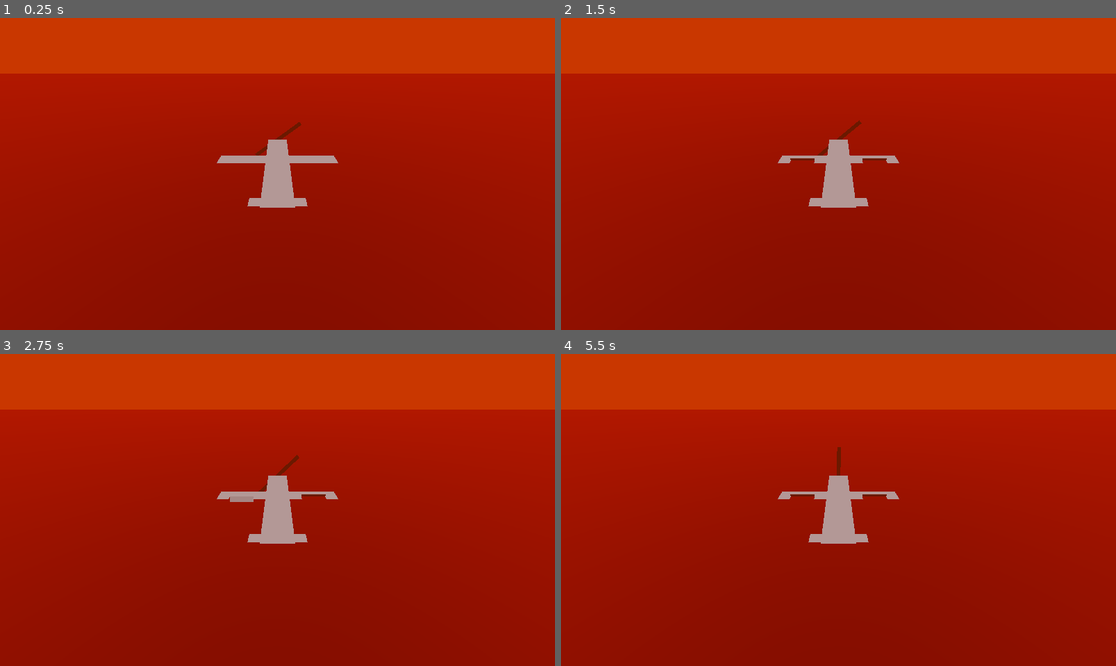
Above: before the commit, frames 1-4 (two rows, left to right).
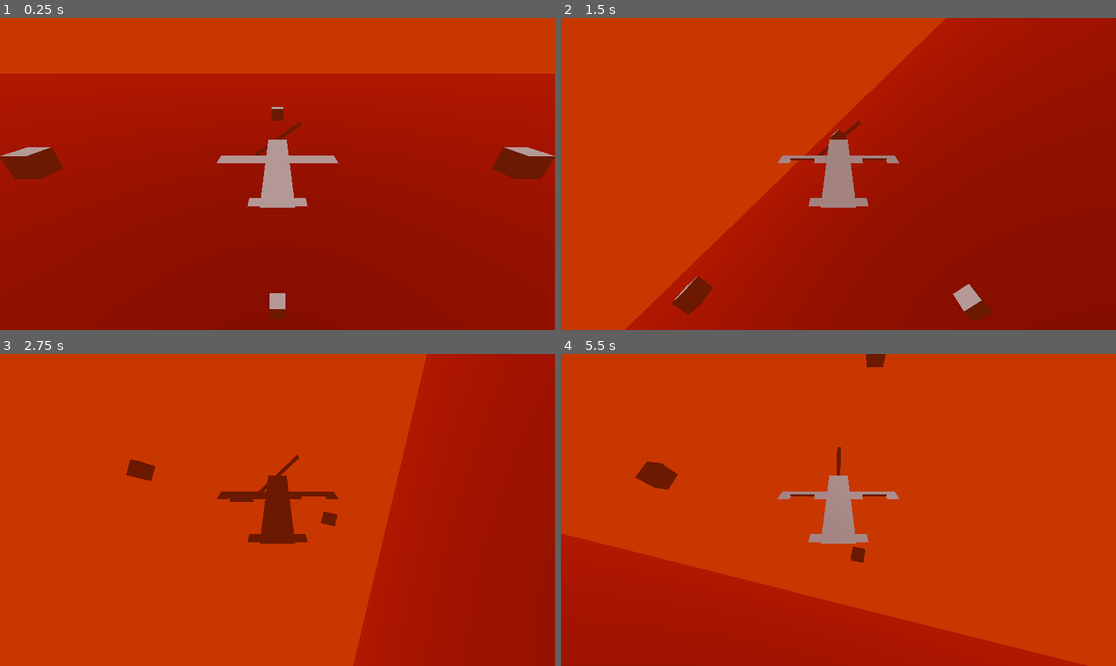
Above: after the commit, the same moments.

Repository: proximadams/Paper-Pilots
Game: Godot game, scene res://scenes/level.tscn
Same seed, same stepped clock (60 frames per second), same inputs: the game is played once before the commit and once after it.
Inputs:
- Up to frame 1 (0.25 s): no input
- Up to frame 2 (1.5 s): hold Right (move_right) 0.53-1.28 s; hold Down (move_down) from 1.28 s (still down)
- Up to frame 3 (2.75 s): release Down (move_down) at 2.03 s; hold Right (move_right) from 2.03 s (still down)
- Up to frame 4 (5.5 s): release Right (move_right) at 2.78 s; hold Up (move_up) 2.78-3.53 s; hold Left (move_left) 3.53-5.03 s; hold Down (move_down) from 5.03 s (still down)

The runs differ from the first frame. In frame 1, 2.1% of the frame differs, in the area x 0-100%, y 28-97%; in frame 2, 41%; in frame 3, 65%; in frame 4, 73%, in the area x 0-100%, y 0-100%.

Commit message:
rotation of player

Diff:
--- a/scenes/level.tscn
+++ b/scenes/level.tscn
@@ -1,10 +1,13 @@
-[gd_scene load_steps=5 format=3 uid="uid://cag2pq2wvu8rw"]
+[gd_scene load_steps=6 format=3 uid="uid://cag2pq2wvu8rw"]
 
 [ext_resource type="PackedScene" uid="uid://b58w5vg0q13f8" path="res://scenes/player.tscn" id="1_2q6dc"]
 
 [sub_resource type="Environment" id="Environment_2q6dc"]
 background_mode = 1
 background_color = Color(0.786676, 0.215059, 0, 1)
+fog_mode = 1
+fog_light_energy = 0.0
+fog_density = 1.0
 
 [sub_resource type="CylinderMesh" id="CylinderMesh_2q6dc"]
 top_radius = 10000.0
@@ -13,6 +16,8 @@
 
 [sub_resource type="ORMMaterial3D" id="ORMMaterial3D_2q6dc"]
 albedo_color = Color(0.956129, 0.144655, 1.54018e-06, 1)
+
+[sub_resource type="BoxMesh" id="BoxMesh_2q6dc"]
 
 [node name="Level" type="Node3D"]
 
@@ -28,3 +33,27 @@
 transform = Transform3D(1, 0, 0, 0, 1, 0, 0, 0, 1, 0, -100, 0)
 mesh = SubResource("CylinderMesh_2q6dc")
 surface_material_override/0 = SubResource("ORMMaterial3D_2q6dc")
+
+[node name="MeshInstance3D2" type="MeshInstance3D" parent="WorldEnvironment"]
+transform = Transform3D(1, 0, 0, 0, 1, 0, 0, 0, 1, 0, 0, 10)
+mesh = SubResource("BoxMesh_2q6dc")
+
+[node name="MeshInstance3D3" type="MeshInstance3D" parent="WorldEnvironment"]
+transform = Transform3D(1, 0, 0, 0, 1, 0, 0, 0, 1, 0, 0, -10)
+mesh = SubResource("BoxMesh_2q6dc")
+
+[node name="MeshInstance3D4" type="MeshInstance3D" parent="WorldEnvironment"]
+transform = Transform3D(1, 0, 0, 0, 1, 0, 0, 0, 1, 10, 0, 0)
+mesh = SubResource("BoxMesh_2q6dc")
+
+[node name="MeshInstance3D5" type="MeshInstance3D" parent="WorldEnvironment"]
+transform = Transform3D(1, 0, 0, 0, 1, 0, 0, 0, 1, -10, 0, 0)
+mesh = SubResource("BoxMesh_2q6dc")
+
+[node name="MeshInstance3D6" type="MeshInstance3D" parent="WorldEnvironment"]
+transform = Transform3D(1, 0, 0, 0, 1, 0, 0, 0, 1, 0, 10, 0)
+mesh = SubResource("BoxMesh_2q6dc")
+
+[node name="MeshInstance3D7" type="MeshInstance3D" parent="WorldEnvironment"]
+transform = Transform3D(1, 0, 0, 0, 1, 0, 0, 0, 1, 0, -10, 0)
+mesh = SubResource("BoxMesh_2q6dc")
--- a/scripts/player.gd
+++ b/scripts/player.gd
@@ -10,13 +10,23 @@
 func _process(delta: float) -> void:
 	handle_input_wing_angles()
 	handle_spin_propellor(delta)
+	handle_rotation(delta)
+
+func handle_rotation(delta: float) -> void:
+	var inputDirection = get_input_direction()
+	rotate_object_local(Vector3.RIGHT, delta * inputDirection.y)
+	rotate_object_local(Vector3.FORWARD, delta * inputDirection.x)
 
 func handle_spin_propellor(delta: float) -> void:
 	propellor.rotation.z += delta * 10.0
 
 func handle_input_wing_angles() -> void:
-	var inputDirection = Vector2()
-	inputDirection.x = (Input.get_action_strength('move_left') - Input.get_action_strength('move_right'))
-	inputDirection.y = (Input.get_action_strength('move_up') - Input.get_action_strength('move_down'))
+	var inputDirection = get_input_direction()
 	leftMoveableWing.rotation.x  = deg_to_rad(inputDirection.x - inputDirection.y) * WING_DEGREES
 	rightMoveableWing.rotation.x = deg_to_rad(-inputDirection.x - inputDirection.y) * WING_DEGREES
+
+func get_input_direction() -> Vector2:
+	var result = Vector2()
+	result.x = (Input.get_action_strength('move_left') - Input.get_action_strength('move_right'))
+	result.y = (Input.get_action_strength('move_up') - Input.get_action_strength('move_down'))
+	return result
